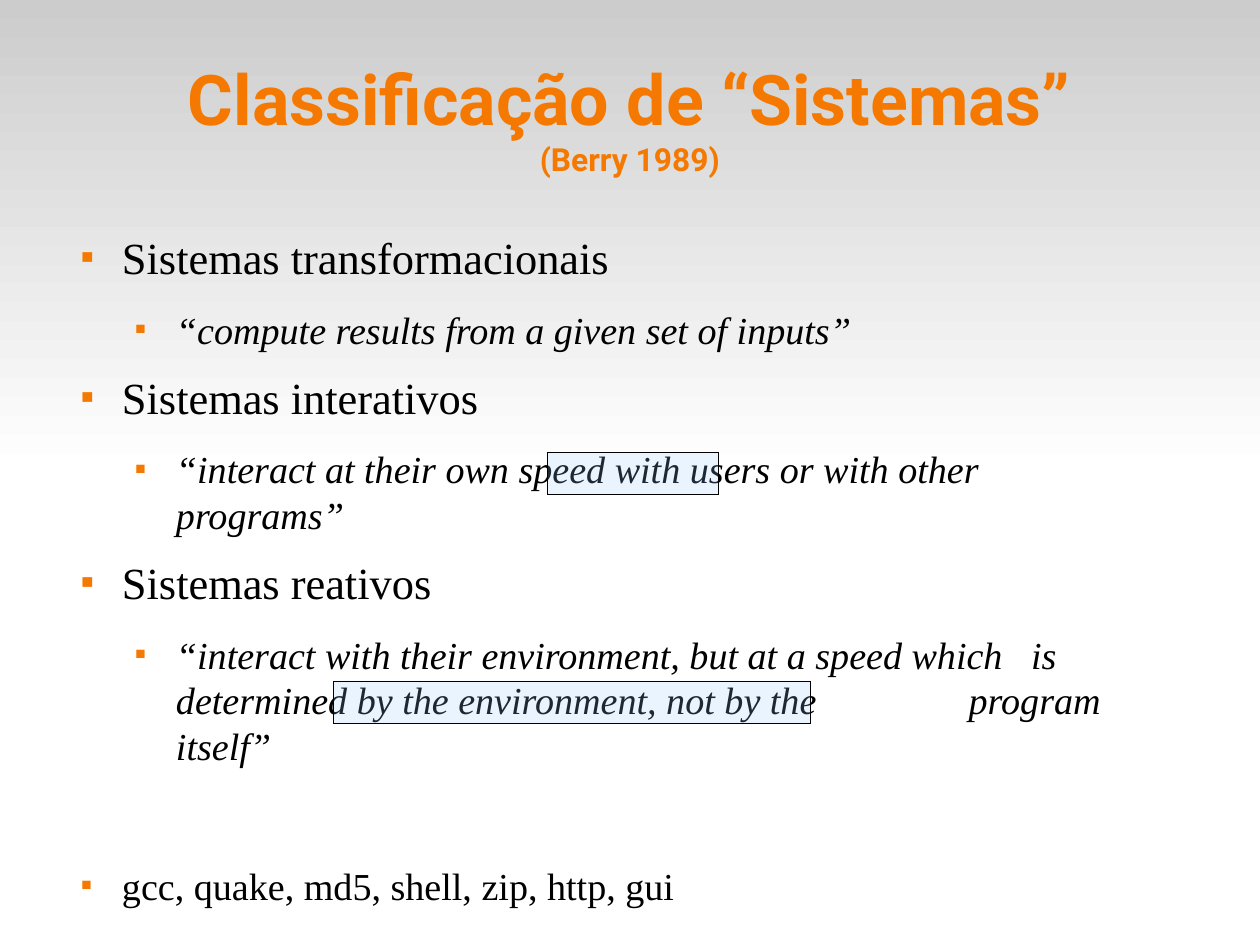
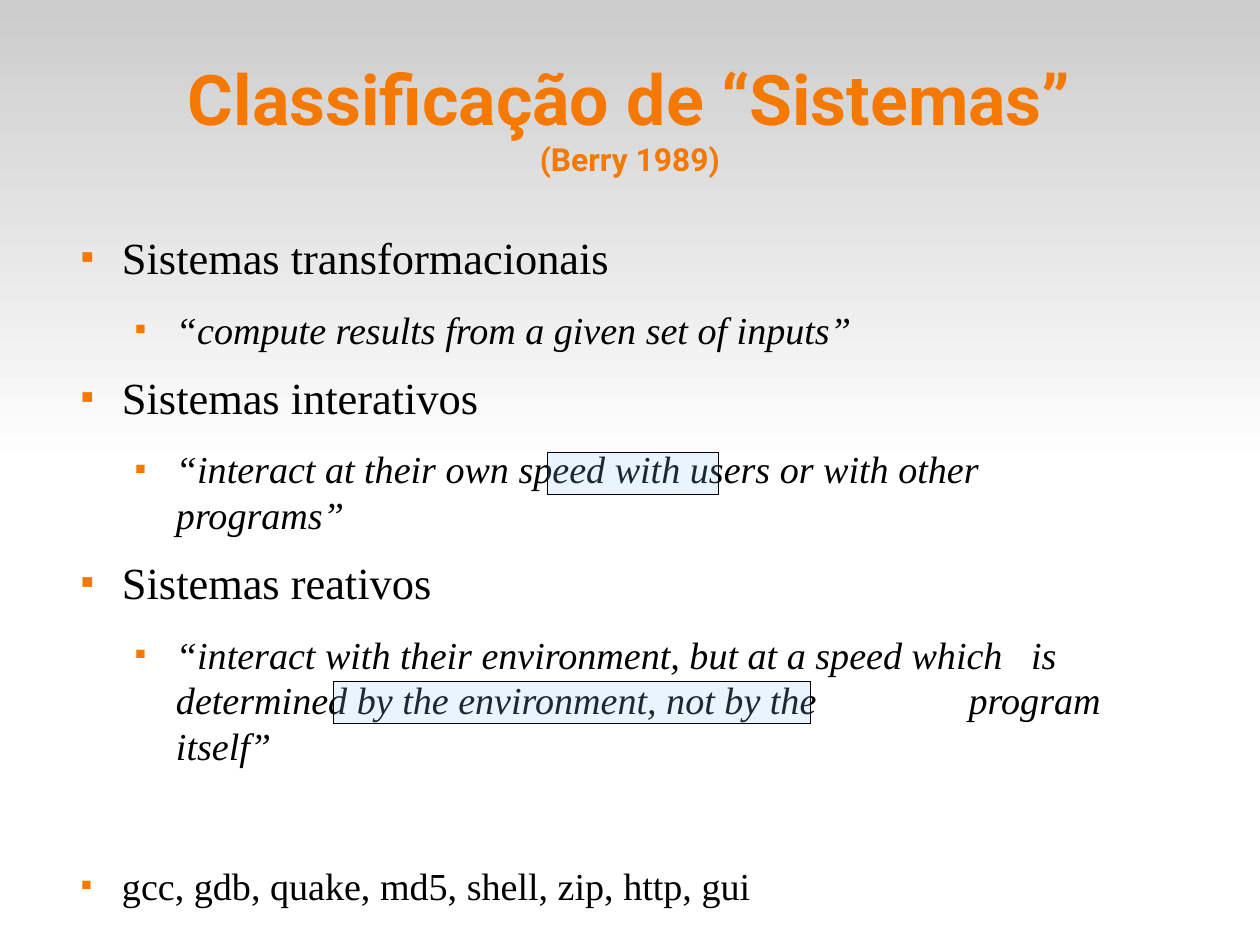
Before and after one commit to fsantanna-uerj/reativos, a slide deck: slide 2 of slides/01_reativos.odp. Drawn at 1260x945 pixels with LibreOffice and Linux fonts; fonts in the diff are those of the drawing. Boxes give left, top, right and bottom in pixels: in the first picture for what was removed or moved away, otherwise in the second. Text is boxed around its words. In the diff, an @@ line names an element or a change of style, - is before the commit and + after.

```diff
--- a/slides/01_reativos.odp
+++ b/slides/01_reativos.odp
@@ text at bbox=[122, 873, 751, 907]: text changed @@
-■ gcc, quake, md5, shell, zip, http, gui
+■ gcc, gdb, quake, md5, shell, zip, http, gui
```
Also in this commit, not shown: 2 other slides changed, 7 other files.
